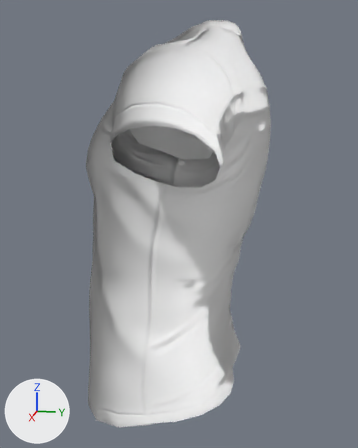
The glTF model apps/web/public/assets/3dx/clothes/top/3dx_m_top_tshirt_basic.glb, before and after one commit.
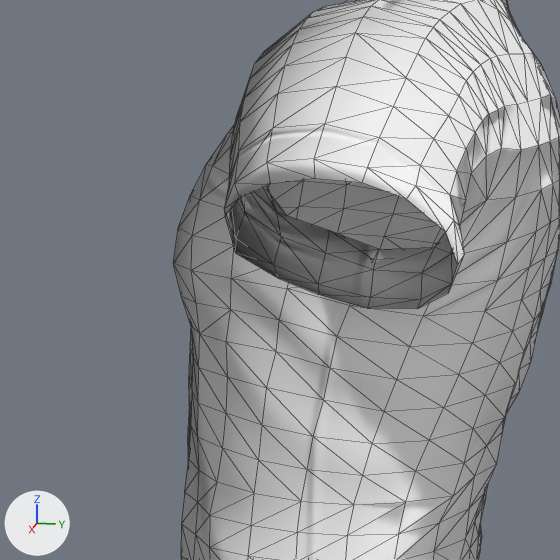
Each version appears first whole from a camera (50 mm lens) standing at (0.791, 0.17, 1.422) and looking at (0.002, 0.012, 1.225), and next in a close-up on the part from 1% to 75% of the width and 9% to 68% of the height. The lights are fixed; the arrows at lower left show +X, +Y and +Z. The first two pictures are the older version. The close-ups show mesh edges as thin lines. Vertices at exactly the same position are counted once.

In view in the first close-up: 'tshirt_1'.
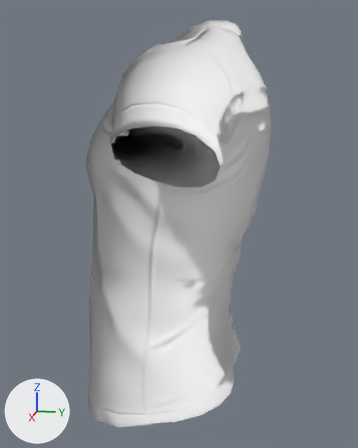
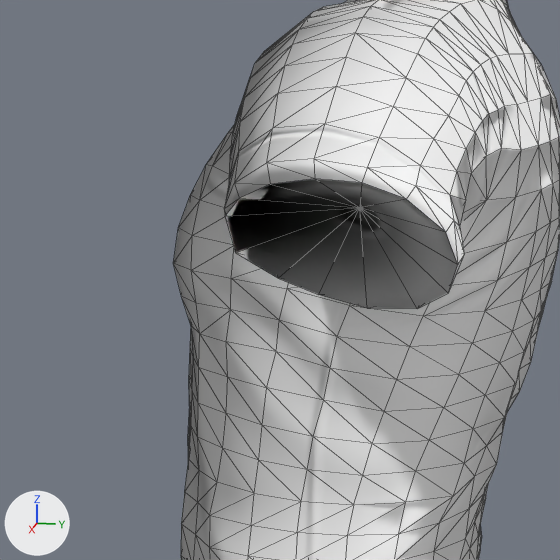
Edits to the bpy script that builds the scene:
```text
Change me_tshirt_1:
    used by ob_tshirt_1; location = (0.0, 0.0, 0.0)
    remove me_tshirt_1.from_pydata(...)  # 919 vertices, 1780 faces; spans x -0.295..0.296, y -0.148..0.155, z 0.941..1.532
    add me_tshirt_1.from_pydata(...)  # 921 vertices, 1844 faces; spans x -0.295..0.296, y -0.148..0.155, z 0.941..1.532
    me_tshirt_1 part 1
    1 vertex is added at (0.216, 0.049, 1.379)
    32 new faces join them
    other edits to the shape of me_tshirt_1 do not show in these pictures
```

What differs and where, as boxes (x1, y1, x2, y2) in the close-ups (560 x 560 px):
part 1 of me_tshirt_1, added: after (225, 179, 486, 309)
